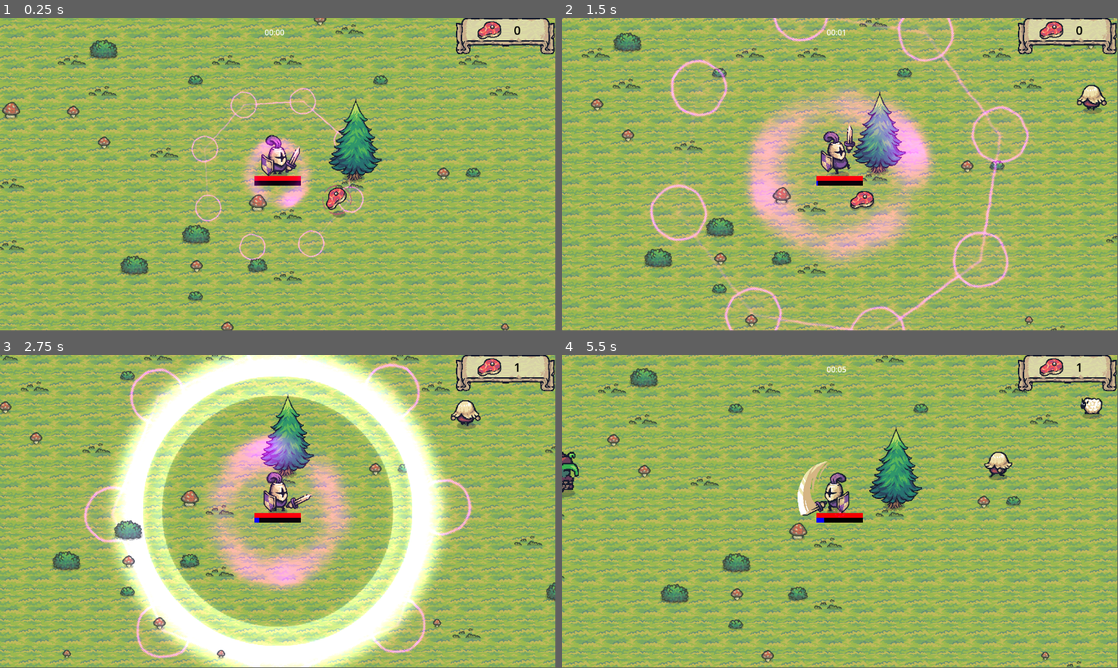
Above: before the commit, frames 1-4 (two rows, left to right).
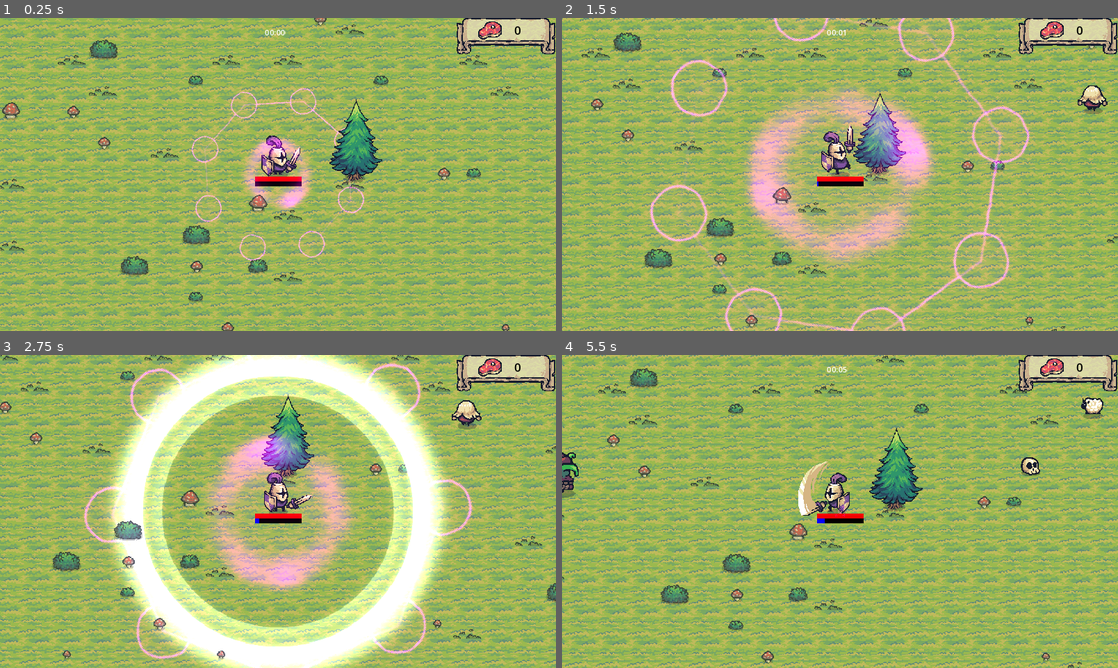
Above: after the commit, the same moments.

Repository: VBrunello/dio-trilha-godot
Game: Godot game, scene res://scenes/main.tscn
Two runs of this game, one before a commit and one after it. Both use one fixed random seed, a clock stepped at 60 frames per second and the inputs below.
Inputs:
- Up to frame 1 (0.25 s): no input
- Up to frame 2 (1.5 s): hold D (move_right) 0.53-1.28 s; tap Space (attack) at 0.6, 1.35 s; hold S (move_down) from 1.28 s (still down)
- Up to frame 3 (2.75 s): release S (move_down) at 2.03 s; hold D (move_right) from 2.03 s (still down); tap Space (attack) at 2.1 s
- Up to frame 4 (5.5 s): release D (move_right) at 2.78 s; hold W (move_up) 2.78-3.53 s; tap Space (attack) every 0.75 s from 2.85 to 5.1 s; hold A (move_left) 3.53-5.03 s; hold S (move_down) from 5.03 s (still down)
In our replay, the window is 799x449 before the commit and 800x450 after it. These sizes can differ from the game's own. Grey fills any space a smaller window leaves; there, only what the larger window draws over its background counts as a difference.

The runs differ from the first frame. In frame 1, 20% of the frame differs, in the area x 0-100%, y 0-100%; in frame 2, 15%; in frame 3, 18%; in frame 4, 29%.

Commit message:
Tiny swords finalizado

Diff:
--- a/tiny-swords/project.godot
+++ b/tiny-swords/project.godot
@@ -10,7 +10,7 @@
 
 [application]
 
-config/name="tiny-swords"
+config/name="Tiny Swords, big trouble!"
 run/main_scene="res://scenes/main.tscn"
 config/features=PackedStringArray("4.2", "Forward Plus")
 config/icon="res://icon.svg"
@@ -18,6 +18,10 @@
 [autoload]
 
 GameManager="*res://scripts/game-manager.gd"
+
+[display]
+
+window/stretch/mode="canvas_items"
 
 [input]
 
--- a/tiny-swords/scenes/main.tscn
+++ b/tiny-swords/scenes/main.tscn
@@ -18,7 +18,6 @@
 [ext_resource type="Script" path="res://scripts/difficulty-system.gd" id="14_5afpn"]
 [ext_resource type="Texture2D" uid="uid://v2xfa44rfgst" path="res://addons/Tiny Swords/Deco/09.png" id="14_8rboc"]
 [ext_resource type="PackedScene" uid="uid://dxntgoex1mf1b" path="res://scenes/tree.tscn" id="16_wo0f3"]
-[ext_resource type="PackedScene" uid="uid://bdj1iqismvdjo" path="res://scenes/meat.tscn" id="19_nybqk"]
 [ext_resource type="PackedScene" uid="uid://8aftu6jbmgt6" path="res://scenes/audio_manager.tscn" id="20_m172c"]
 
 [sub_resource type="TileSetAtlasSource" id="TileSetAtlasSource_08jpo"]
@@ -149,6 +148,7 @@
 
 [node name="Player" parent="." instance=ExtResource("1_niypv")]
 position = Vector2(586, 354)
+ritualDamage = 3
 
 [node name="RemoteTransform2D - Camera" type="RemoteTransform2D" parent="Player"]
 remote_path = NodePath("../../Camera2D")
@@ -273,7 +273,4 @@
 shape = SubResource("RectangleShape2D_gfcuo")
 debug_color = Color(0.994312, 0, 0.224103, 0.42)
 
-[node name="Meat" parent="." instance=ExtResource("19_nybqk")]
-position = Vector2(708, 439)
-
 [node name="AudioManager" parent="." instance=ExtResource("20_m172c")]
--- a/tiny-swords/scenes/ui/game_ui.tscn
+++ b/tiny-swords/scenes/ui/game_ui.tscn
@@ -6,9 +6,9 @@
 
 [sub_resource type="StyleBoxTexture" id="StyleBoxTexture_1dsaq"]
 texture = ExtResource("1_asbga")
-texture_margin_left = 96.0
+texture_margin_left = 32.0
 texture_margin_top = 16.0
-texture_margin_right = 96.0
+texture_margin_right = 32.0
 texture_margin_bottom = 48.0
 axis_stretch_horizontal = 2
 axis_stretch_vertical = 2
Not shown, added: tiny-swords/exports/web/index.apple-touch-icon.png.import
Not shown, added: tiny-swords/exports/web/index.icon.png.import
Not shown, added: tiny-swords/exports/web/index.png.import
Not shown: 1 places in tiny-swords/scenes/main.tscn that only renumber resources
Not shown, added: tiny-swords/exports/web/index.apple-touch-icon.png
Not shown, added: tiny-swords/exports/web/index.audio.worklet.js
Not shown, added: tiny-swords/exports/web/index.html
Not shown, added: tiny-swords/exports/web/index.icon.png
Not shown, added: tiny-swords/exports/web/index.js
Not shown, added: tiny-swords/exports/web/index.pck
Not shown, added: tiny-swords/exports/web/index.png
Not shown, added: tiny-swords/exports/web/index.wasm
(and 2 more such lines)
